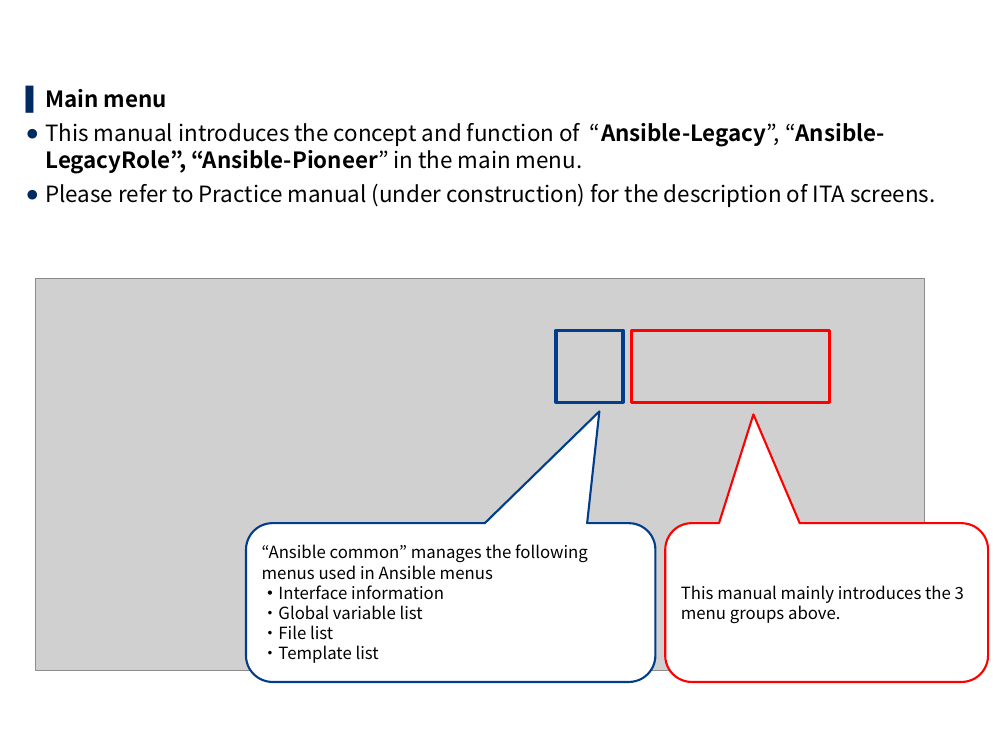
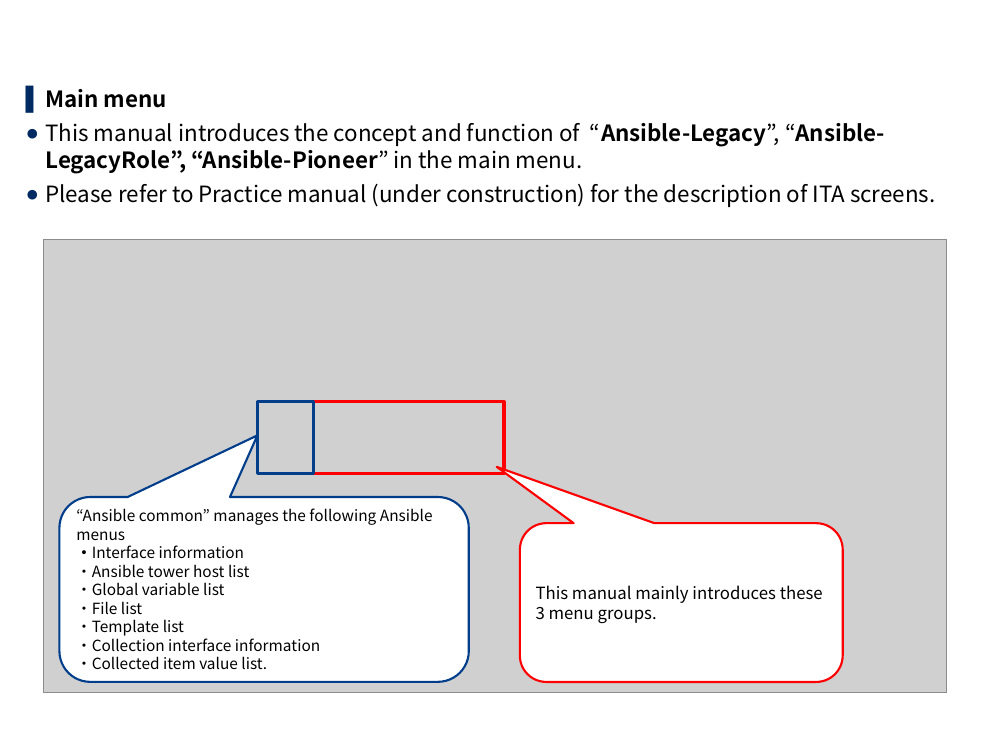
Before and after one commit to exastro-suite/it-automation-docs, a slide deck: slide 3 of asset/Learn/ITA-Ansible-Driver_lecture.pptx. Drawn at 1008x756 pixels with LibreOffice and Linux fonts; fonts in the diff are those of the drawing; grey boxes stand for pictures; background and template pictures are left out. Boxes give left, top, right and bottom in pixels: in the first picture for what was removed or moved away, otherwise in the second. Text is boxed around its words. In the diff, an @@ line names an element or a change of style, - is before the commit and + after.

```diff
--- a/asset/Learn/ITA-Ansible-Driver_lecture.pptx
+++ b/asset/Learn/ITA-Ansible-Driver_lecture.pptx
@@ picture: place and size @@
-picture at <box>35,278,924,670</box>
+picture at <box>43,239,947,692</box>
@@ rectangle: place and size @@
-rectangle at <box>556,331,624,402</box>
+rectangle at <box>258,402,313,474</box>
@@ rectangle: place and size @@
-rectangle at <box>631,331,830,402</box>
+rectangle at <box>313,402,504,474</box>
@@ rounded speech box "“Ansible common” manages the following ..." at <box>59,497,469,681</box>: proportions changed @@
@@ rounded speech box "“Ansible common” manages the following ...": place and size @@
-rounded speech box "“Ansible common” manages the following ..." at <box>246,523,655,682</box>
+rounded speech box "“Ansible common” manages the following ..." at <box>59,497,469,681</box>
@@ text in rounded speech box at <box>76,508,433,595</box>: text changed; size 12 to 11 pt @@
-“Ansible common” manages the following menus used in Ansible menus
-・Interface information
-・Global variable list
+“Ansible common” manages the following Ansible menus
+・Interface information
+・Ansible tower host list
+・Global variable list
@@ rounded speech box "This manual mainly introduces these ...": place and size @@
-rounded speech box "This manual mainly introduces these ..." at <box>665,523,988,682</box>
+rounded speech box "This manual mainly introduces these ..." at <box>520,523,843,682</box>
@@ rounded speech box "This manual mainly introduces these ..." at <box>520,523,843,682</box>: proportions changed @@
@@ text in rounded speech box at <box>536,585,823,623</box>: text changed @@
-This manual mainly introduces the 3 menu groups above.
+This manual mainly introduces these 3 menu groups.
@@ text in rounded speech box at <box>76,601,184,636</box>: size 12 to 11 pt in "・File list ・Template list" @@
@@ text in rounded speech box at <box>76,635,320,669</box>: paragraphs added @@
+・Collection interface information
+・Collected item value list.
```
Also in this commit, not shown: 16 other slides changed, 1 slide added, 1 other file.
